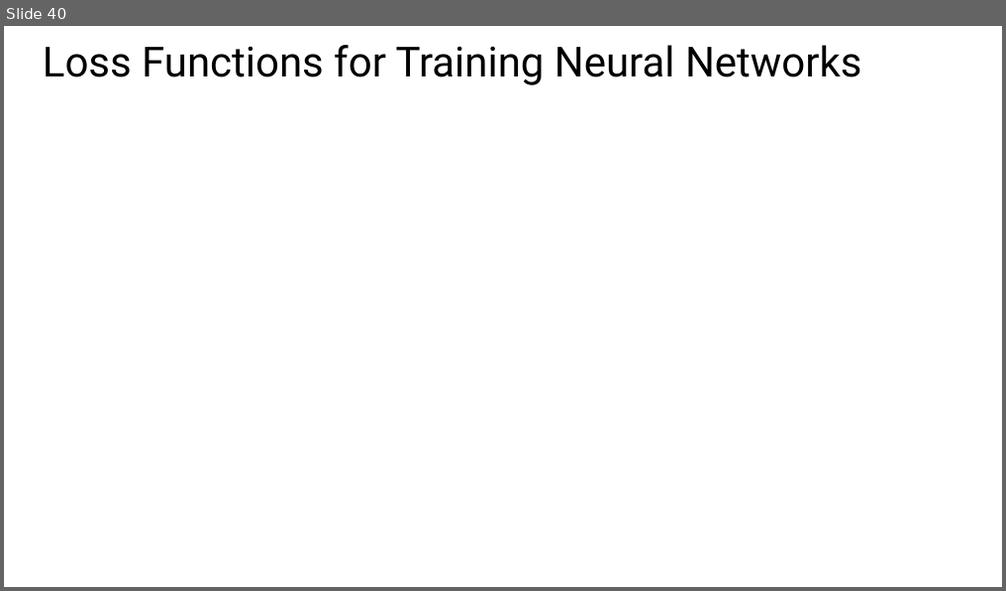
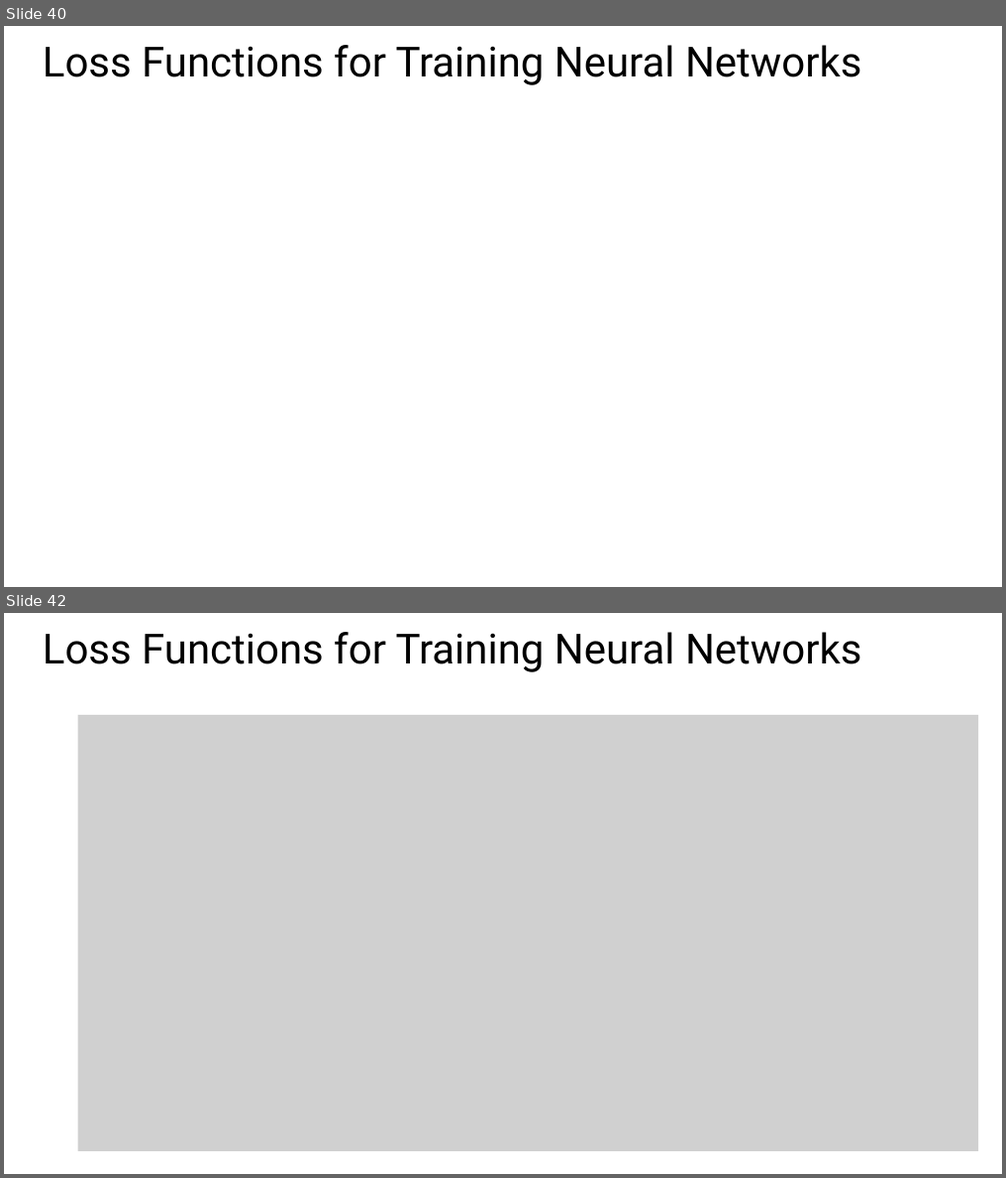
Before and after one commit to StephenElston/CSCI-E25, a slide deck: Slides/3_BuildingBlocksOfDeepLearning.pptx. Shown one above the other, each under a label of ours: slide 40 before the commit, slides 40 and 42 after it; the slides between them are not shown. The pictures are 1006x591 and 1006x1178 pixels, drawn with LibreOffice and Linux fonts; fonts in the diff are those of the drawing; grey boxes stand for pictures. Boxes give left, top, right and bottom in pixels: in the first picture for what was removed or moved away, otherwise in the second. Text is boxed around its words. In the diff, an @@ line names an element or a change of style, - is before the commit and + after.

```diff
--- a/Slides/3_BuildingBlocksOfDeepLearning.pptx
+++ b/Slides/3_BuildingBlocksOfDeepLearning.pptx
@@ slide 42 added at <box>4,613,1002,1174</box>, background #FFFFFF @@
@@ title added at <box>43,632,861,672</box>, 40 pt, text #000000 @@
+Loss Functions for Training Neural Networks
@@ picture added at <box>78,715,979,1152</box> @@
```
Also in this commit, not shown: 1 slide changed.
